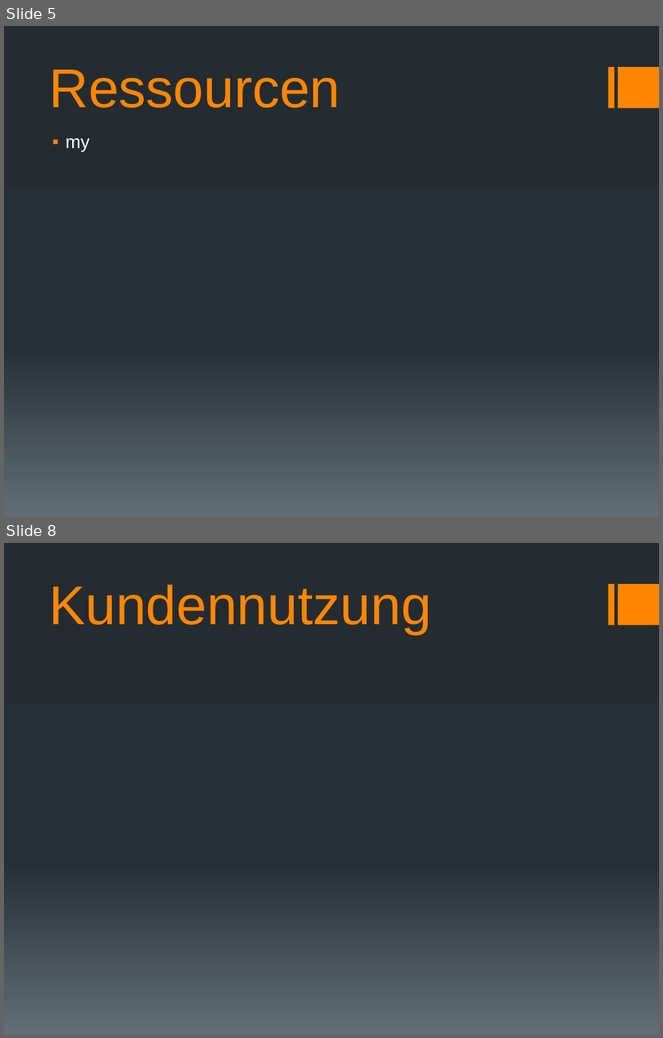
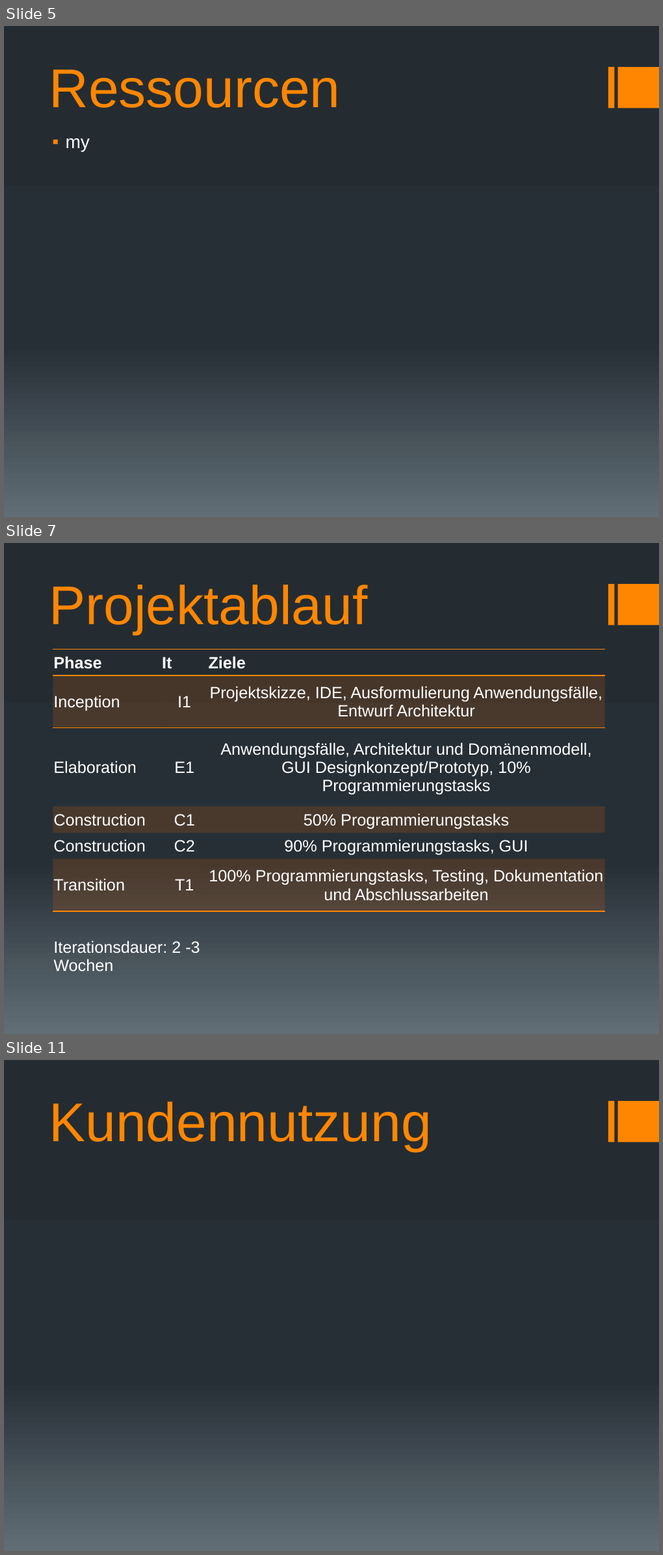
Before and after one commit to docker-apps/Docker, a slide deck: Documents/Projektskizze/Projektskizze_Präsentation_v1.pptx. Shown one above the other, each under a label of ours: slides 5 and 8 before the commit, slides 5, 7 and 11 after it; the slides between them are not shown. The pictures are 663x1038 and 663x1555 pixels, drawn with LibreOffice and Linux fonts; fonts in the diff are those of the drawing. Boxes give left, top, right and bottom in pixels: in the first picture for what was removed or moved away, otherwise in the second. Text is boxed around its words. In the diff, an @@ line names an element or a change of style, - is before the commit and + after.

Commit message:
Projektskizze Präsentation

```diff
--- a/Documents/Projektskizze/Projektskizze_Präsentation_v1.pptx
+++ b/Documents/Projektskizze/Projektskizze_Präsentation_v1.pptx
@@ slide 7 added at (4, 543, 659, 1034), background gradient #242C33 to #273037 to #636D76; not listed: 2 template elements that a slide beside it also shows @@
@@ title added at (49, 585, 367, 634), 60 pt, text #FF8600 @@
+Projektablauf
@@ table added at (53, 649, 605, 977), 8 rows, 3 columns @@
+Phase | It | Ziele
+Inception | I1 | Projektskizze, IDE, Ausformulierung Anwendungsfälle, Entwurf Architektur
+Elaboration | E1 | Anwendungsfälle, Architektur und Domänenmodell, GUI Designkonzept/Prototyp, 10% Programmierungstasks
+Construction | C1 | 50% Programmierungstasks
+Construction | C2 | 90% Programmierungstasks, GUI
+Transition | T1 | 100% Programmierungstasks, Testing, Dokumentation und Abschlussarbeiten
+ |  | 
+Iterationsdauer: 2 -3 Wochen |  | 
@@ what was slide 8 is now slide 11 @@
```
Also in this commit, not shown: 4 other slides added, 2 slides removed, 3 other files.
